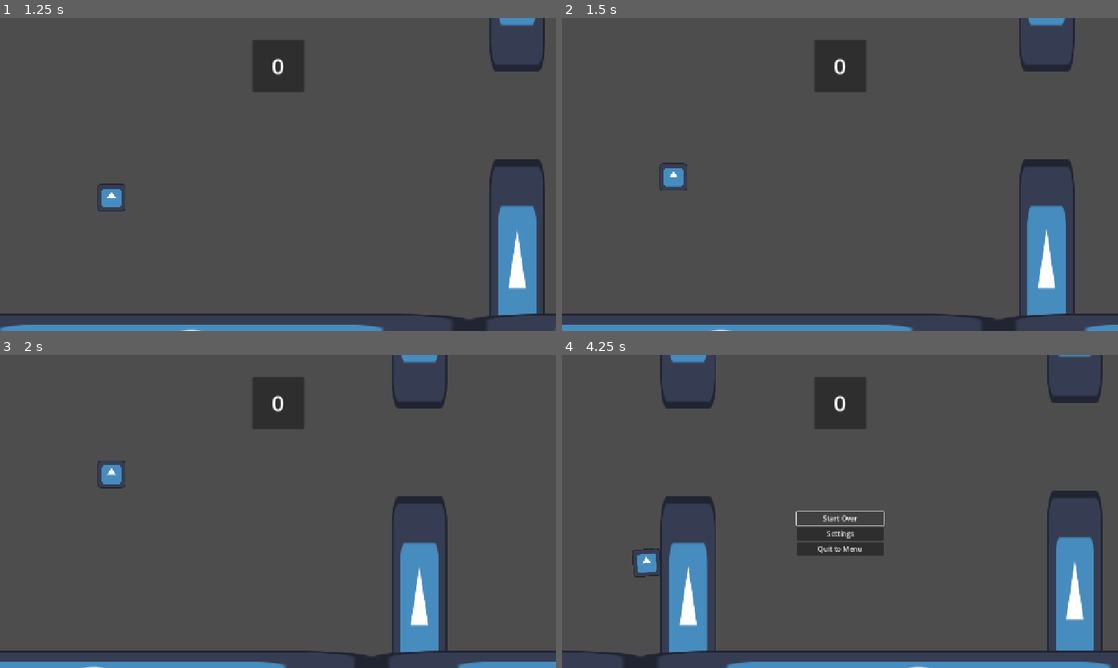
Above: before the commit, frames 1-4 (two rows, left to right).
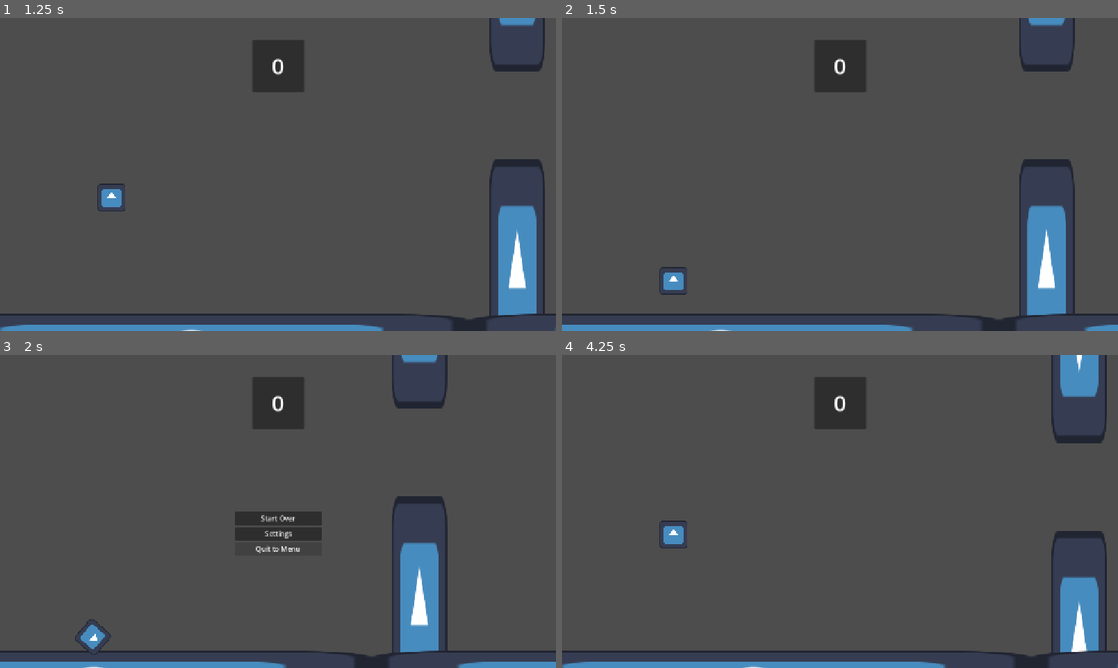
Above: after the commit, the same moments.

Repository: PerroBetto/FlappyLearn-Flappy-bird-clone-to-learn-GODOT-
Game: Godot game, scene res://Scenes/menu.tscn
Two runs of this game, one before a commit and one after it. Both use one fixed random seed, a clock stepped at 60 frames per second and the inputs below. The engine's default icon, where the game draws it, is replaced by a stand-in: a white triangle on a blue panel in a dark square.
Inputs (mouse positions are in pixels of both pictures, inside the frame that each line leads up to):
- Up to frame 1 (1.25 s): click "Play" at 0.5 s
- Up to frame 2 (1.5 s): tap Enter (ui_accept) at 1.25, 1.35 s
- Up to frame 3 (2 s): tap Enter (ui_accept) at 1.52, 1.82 s
- Up to frame 4 (4.25 s): click (840, 517) at 2 s, where only the run after the commit has a clickable "Start Over"; tap Enter (ui_accept) at 2.85, 3.02, 3.32 s; click (840, 517) at 3.5 s, where only the run after the commit has a clickable "Start Over"

Frame 1 is identical in both runs. In frame 2, 0.5% of the frame differs, in the area x 17-23%, y 46-89%; in frame 3, 1.9%; in frame 4, 11%, in the area x 0-100%, y 0-100%.

Commit message:
work done to save file, attempting to implement the keybind

Diff:
--- a/Scripts/UI/settings.gd
+++ b/Scripts/UI/settings.gd
@@ -4,12 +4,14 @@
 @onready var _win_mode : OptionButton = $VBoxContainer/PanelContainer/MarginContainer/VBoxContainer/WinMode/OptionButton
 @onready var _resolution : OptionButton = $VBoxContainer/PanelContainer/MarginContainer/VBoxContainer/WinResolution/resolutionButton
 @onready var _volume : HSlider = $VBoxContainer/PanelContainer/MarginContainer/VBoxContainer/Volume/HSlider
+@onready var _jump : Button = $VBoxContainer/PanelContainer/MarginContainer/VBoxContainer/Jump/Button
 
 var PATH : String = "user://flappy.settings"
 
 var WinMode : Window.Mode;
 var Resolution : Vector2i;
 var Volume : float;
+var Jump;
 
 var resolutions_values = {
 	"2560x1440" : Vector2i(2560, 1440),
@@ -27,6 +29,7 @@
 
 func _ready():
 	set_settings(Globals.get_settings())
+	print(Jump)
 
 func set_settings(values : Dictionary):
 	WinMode = values["Window_Mode"]
@@ -46,6 +49,7 @@
 	Volume = values["Volume"]
 	_volume.value = Volume
 
+	Jump = values["Jump"]
 
 
 func _on_back_pressed():
@@ -57,7 +61,8 @@
 	"Window_Mode" : WinMode,
 	"Resolution_x" : Resolution.x,
 	"Resolution_y" : Resolution.y,
-	"Volume" : Volume
+	"Volume" : Volume,
+	"Jump" : Jump
 	}
 	Globals.save_settings(new_settings)
 	Globals.load_settings()
--- a/Scripts/bird/bird.gd
+++ b/Scripts/bird/bird.gd
@@ -30,7 +30,7 @@
 	if(state == STATE.ALIVE):
 		if(!is_on_floor()):
 			velocity.y += get_gravity().y * delta
-		if(Input.is_action_just_pressed("ui_accept") && state == STATE.ALIVE):
+		if(Input.is_action_just_pressed("Jump") && state == STATE.ALIVE):
 			_on_jump()
 	elif(state == STATE.TITLE):
 		if(!is_on_floor()):
--- a/Scripts/globals.gd
+++ b/Scripts/globals.gd
@@ -15,7 +15,8 @@
 	"Window_Mode" : Window.Mode.MODE_WINDOWED,
 	"Resolution_x" : 1280,
 	"Resolution_y" : 720,
-	"Volume" : 100.0
+	"Volume" : 100.0,
+	"Jump" : InputMap.action_get_events("Jump").get(0) #jump
 
 }
 
@@ -97,10 +98,18 @@
 	#Window_Mode: Window.mode
 	#Resolution: screen resolution
 	#Volume: float
+	#Jump: InputEvent
 
 	get_tree().get_root().get_window().mode = file_data["Window_Mode"]
 	DisplayServer.window_set_size(Vector2i(file_data["Resolution_x"], file_data["Resolution_y"]))
 
 	var new_volume = 20 * (log(file_data["Volume"])/log(10)) -  40
 	AudioServer.set_bus_volume_db(0, new_volume)
-	print(new_volume)
+
+	var jump_data = file_data["Jump"]
+	var new_jump : InputEvent = InputEventKey.new()
+
+
+	print(jump_data)
+	InputMap.action_erase_events("Jump")
+	# InputMap.action_add_event("Jump", new_jump)
--- a/project.godot
+++ b/project.godot
@@ -33,3 +33,11 @@
 [global_group]
 
 Collidables="Entities the BIRD can collide with"
+
+[input]
+
+Jump={
+"deadzone": 0.2,
+"events": [Object(InputEventKey,"resource_local_to_scene":false,"resource_name":"","device":0,"window_id":0,"alt_pressed":false,"shift_pressed":false,"ctrl_pressed":false,"meta_pressed":false,"pressed":false,"keycode":0,"physical_keycode":32,"key_label":0,"unicode":0,"location":0,"echo":false,"script":null)
+]
+}
